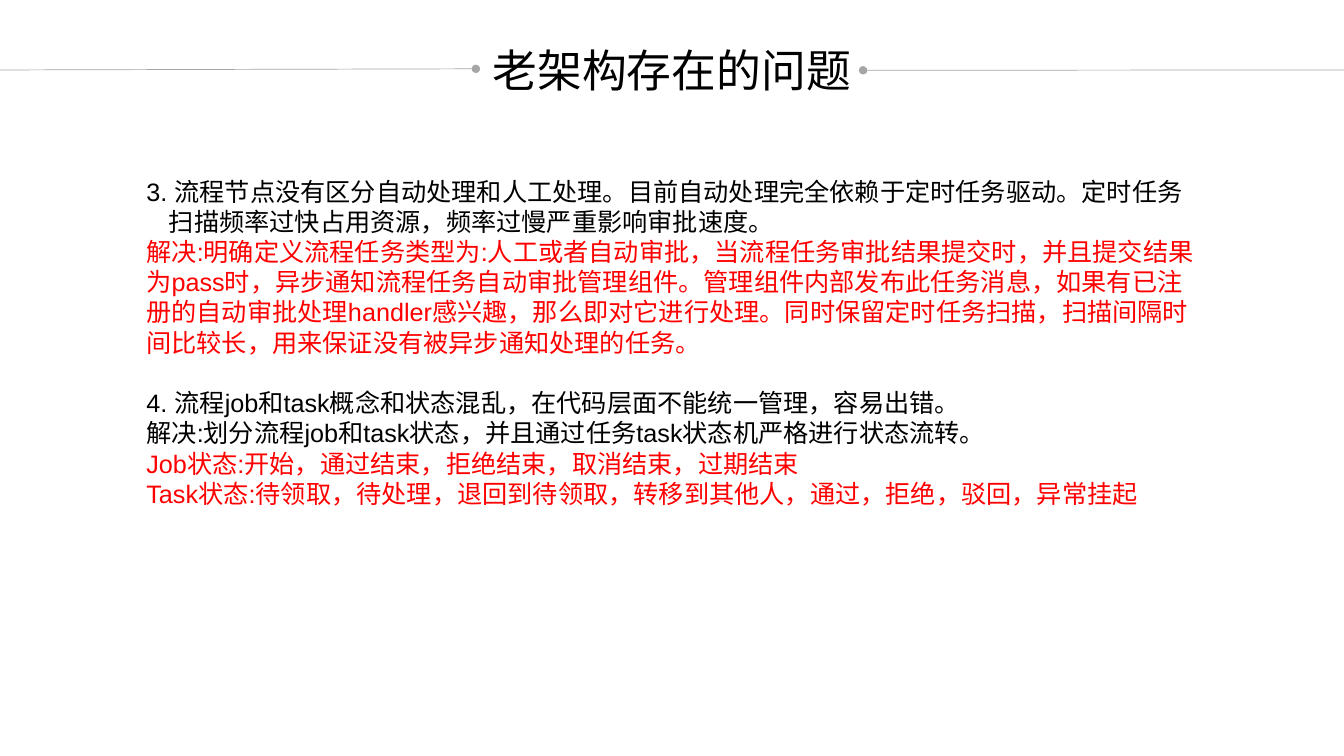
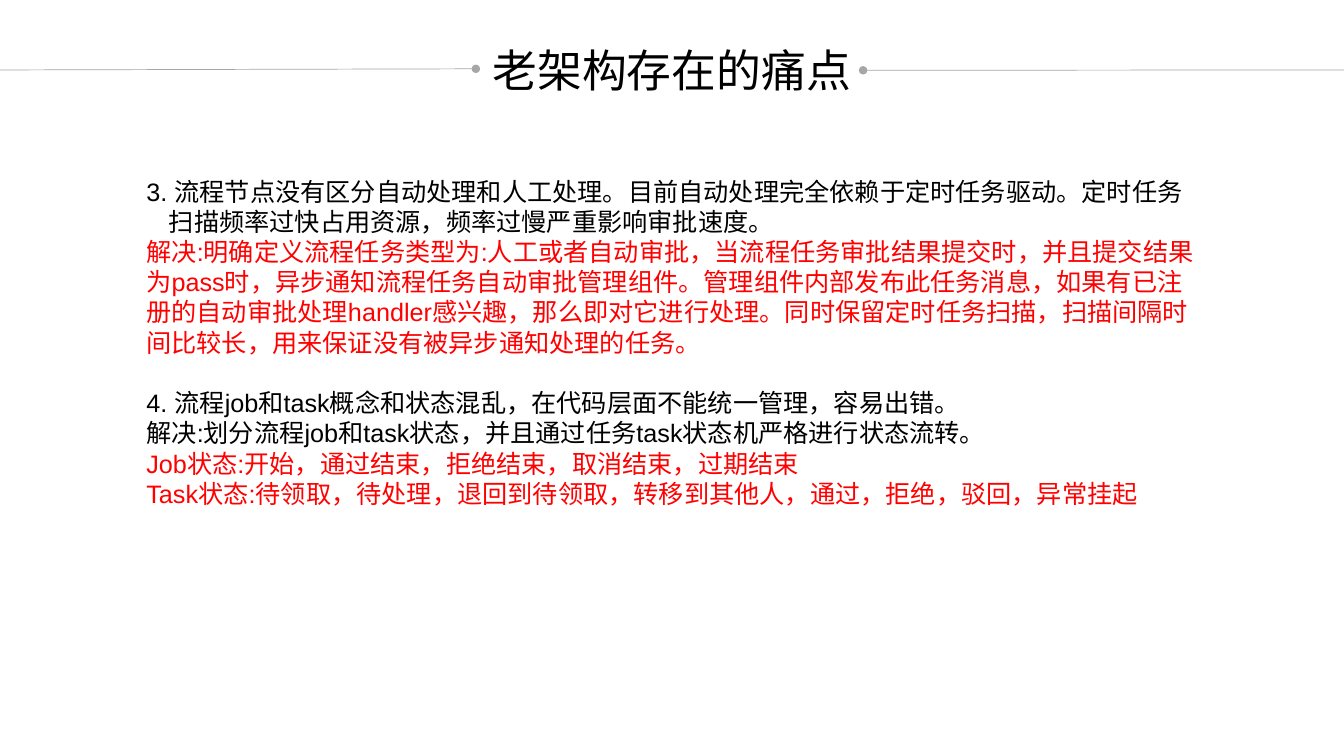
Before and after one commit to credit-loan-dev/credit-loan, a slide deck: slide 4 of design/doc/2018-09-20草稿.pptx (slide 5 before the commit). Drawn at 1344x756 pixels with LibreOffice and Linux fonts; fonts in the diff are those of the drawing. Boxes give left, top, right and bottom in pixels: in the first picture for what was removed or moved away, otherwise in the second. Text is boxed around its words. In the diff, an @@ line names an element or a change of style, - is before the commit and + after.

```diff
--- a/design/doc/2018-09-20草稿.pptx
+++ b/design/doc/2018-09-20草稿.pptx
@@ background #CAEACE to #C7EDCC @@
@@ text at (493, 49, 852, 91): text changed @@
-老架构存在的问题
+老架构存在的痛点
```
Also in this commit, not shown: 11 other slides changed, 1 slide removed.
